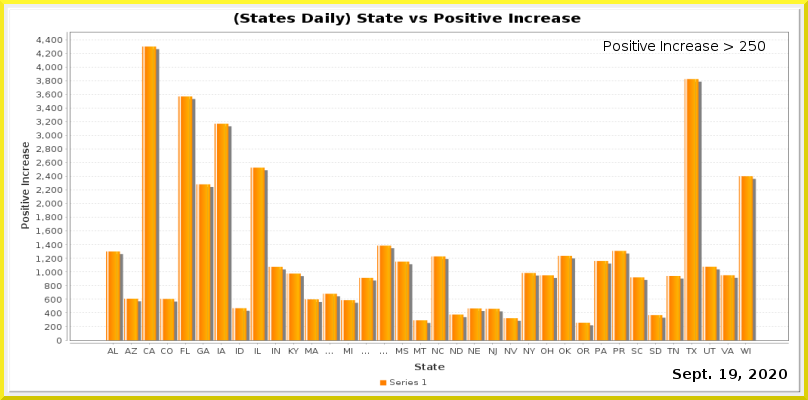
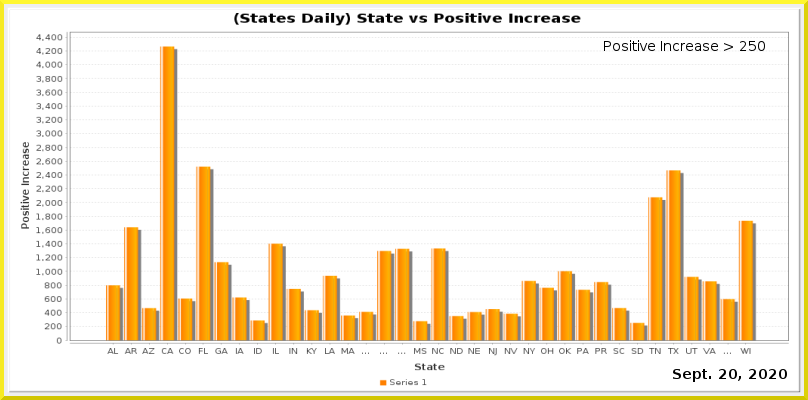
Layer changes from the first 808 × 400 image to the second:
painted on "Current Date" over [719, 369, 737, 379]
painted on "Date_vs_TestIncrease.png" over [36, 34, 789, 354]
